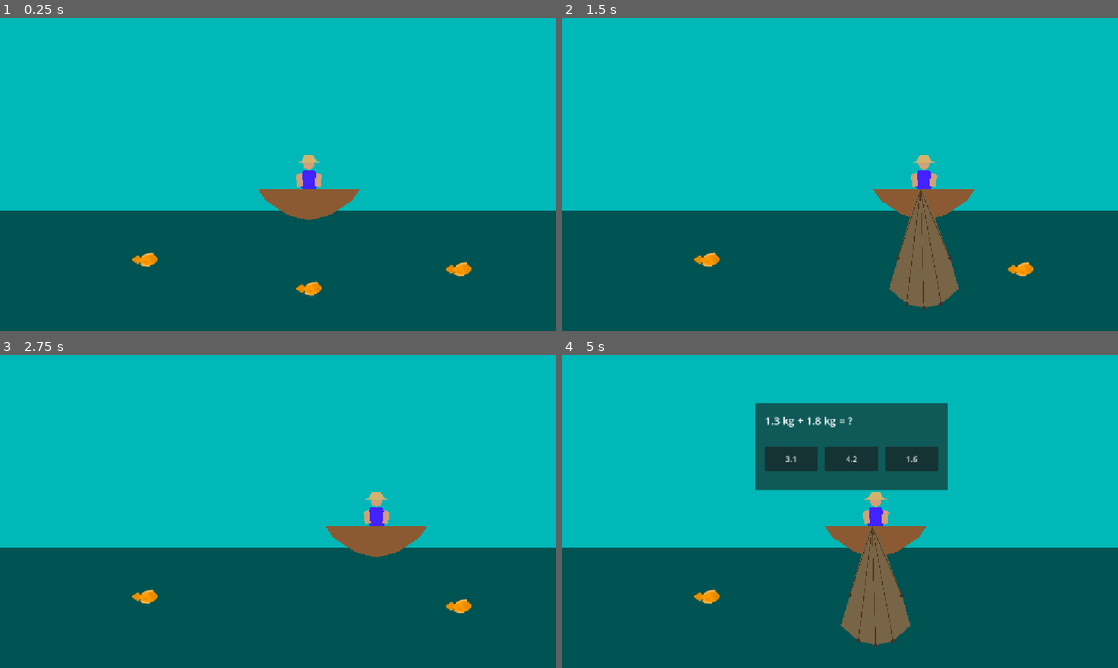
Above: before the commit, frames 1-4 (two rows, left to right).
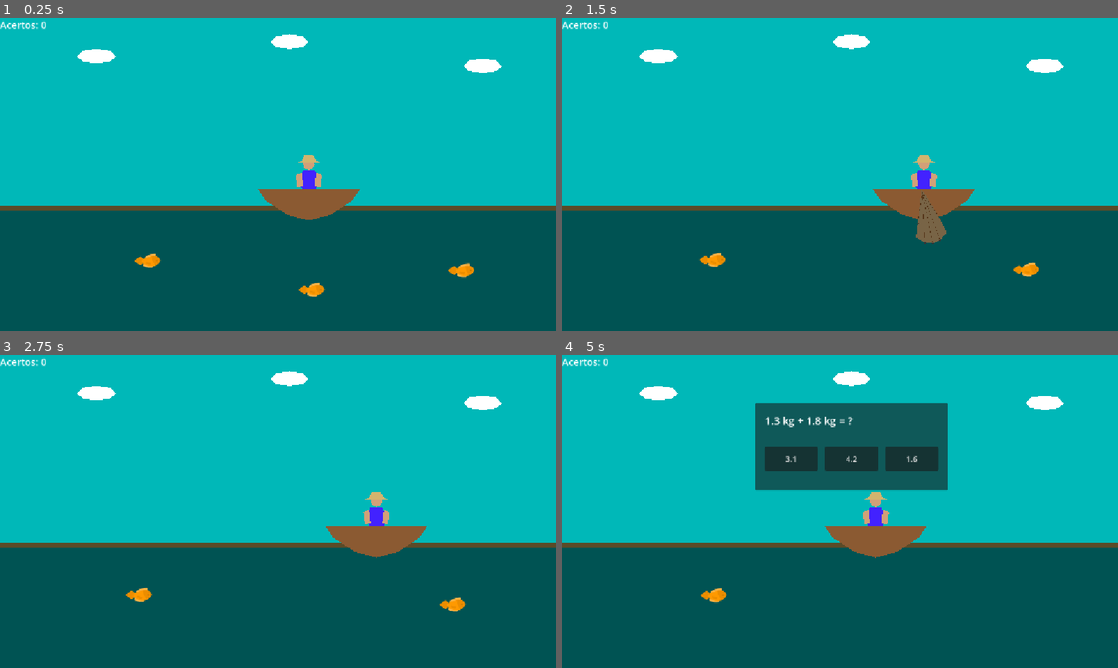
Above: after the commit, the same moments.

Repository: emilenoemi908/project-cg2026
Game: Godot game, scene res://scenes/Main.tscn
The game is run twice, just before and just after one commit, with the same random seed, the same clock (stepped at 60 frames per second) and the same inputs.
Inputs:
- Up to frame 1 (0.25 s): no input
- Up to frame 2 (1.5 s): tap Enter (ui_accept) at 0.5, 1.35 s; hold Right (ui_right) 0.53-1.28 s; hold Enter (ui_accept) 0.53-1.28 s; hold Left (ui_left) from 1.28 s (still down)
- Up to frame 3 (2.75 s): tap Enter (ui_accept) at 1.52, 1.82 s; release Left (ui_left) at 2.03 s; hold Right (ui_right) from 2.03 s (still down); hold Enter (ui_accept) from 2.03 s (still down)
- Up to frame 4 (5 s): release Enter (ui_accept) at 2.78 s; tap Enter (ui_accept) at 2.85, 3.02, 3.32, 4.35, 4.52, 4.82 s; release Right (ui_right) at 3.53 s; hold Enter (ui_accept) 3.53-4.28 s; hold Left (ui_left) from 3.53 s (still down)

The runs differ from the first frame. In frame 1, 2.5% of the frame differs, in the area x 0-100%, y 0-90%; in frame 2, 4.8%; in frame 3, 2.5%; in frame 4, 4.8%, in the area x 0-100%, y 0-94%.

Commit message:
Transformacoes na tarrafa e peixes (escala, rotacao, translacao), cenario com margem e nuvens, HUD de pontuacao

Diff:
--- a/scenes/Main.tscn
+++ b/scenes/Main.tscn
@@ -5,6 +5,7 @@
 [ext_resource type="PackedScene" uid="uid://cv0lnwaqyn7ls" path="res://scenes/peixes/peixe.tscn" id="3_vcsgt"]
 [ext_resource type="PackedScene" uid="uid://c0ljd1w107aln" path="res://scenes/ui/UIDesafio.tscn" id="4_rarhs"]
 [ext_resource type="AudioStream" uid="uid://bqkl5q7yisvh8" path="res://assets/sons/musica_fundo.mp3" id="5_vcsgt"]
+[ext_resource type="Script" uid="uid://ln1ucq8xhrpj" path="res://scenes/hud.gd" id="6_c01mt"]
 
 [node name="Main" type="Node2D" unique_id=2109384193]
 
@@ -27,3 +28,12 @@
 [node name="MusicaFundo" type="AudioStreamPlayer" parent="." unique_id=416568963]
 stream = ExtResource("5_vcsgt")
 autoplay = true
+
+[node name="HUD" type="CanvasLayer" parent="." unique_id=356476098]
+script = ExtResource("6_c01mt")
+
+[node name="LabelPontuacao" type="Label" parent="HUD" unique_id=332072819]
+offset_right = 40.0
+offset_bottom = 23.0
+offset_transform_position = Vector2(20, 20)
+theme_override_font_sizes/font_size = 20
--- a/scenes/cenario/cenarioLagoa.tscn
+++ b/scenes/cenario/cenarioLagoa.tscn
@@ -14,6 +14,10 @@
 grow_horizontal = 2
 grow_vertical = 2
 color = Color(0, 0.7229669, 0.723306, 1)
+
+[node name="Margem" type="Polygon2D" parent="." unique_id=278829909]
+color = Color(0.3529412, 0.29411766, 0.15686275, 1)
+polygon = PackedVector2Array(0, 390, 1280, 390, 1280, 410, 0, 410)
 
 [node name="agua" type="ColorRect" parent="." unique_id=971960509]
 offset_top = 400.0
@@ -35,3 +39,18 @@
 [node name="CollisionShape2D" type="CollisionShape2D" parent="limiteAgua" unique_id=1451955084]
 position = Vector2(640, 560)
 shape = SubResource("RectangleShape2D_gcxnu")
+
+[node name="Nuvem1" type="Polygon2D" parent="." unique_id=822073804]
+position = Vector2(200, 80)
+color = Color(inf, inf, inf, 1)
+polygon = PackedVector2Array(-40, 0, -28, -12, 0, -16, 28, -12, 40, 0, 28, 10, 0, 14, -28, 10)
+
+[node name="Nuvem2" type="Polygon2D" parent="." unique_id=1177330093]
+position = Vector2(600, 50)
+color = Color(inf, inf, inf, 1)
+polygon = PackedVector2Array(-40, 0, -28, -12, 0, -16, 28, -12, 40, 0, 28, 10, 0, 14, -28, 10)
+
+[node name="Nuvem3" type="Polygon2D" parent="." unique_id=1452981432]
+position = Vector2(1000, 100)
+color = Color(inf, inf, inf, 1)
+polygon = PackedVector2Array(-40, 0, -28, -12, 0, -16, 28, -12, 40, 0, 28, 10, 0, 14, -28, 10)
--- /dev/null
+++ b/scenes/hud.gd
@@ -0,0 +1,10 @@
+extends CanvasLayer
+
+@onready var label_pontuacao = $LabelPontuacao
+
+func _ready():
+	atualizar()
+	GameManager.desafio_pronto.connect(atualizar)
+
+func atualizar():
+	label_pontuacao.text = "Acertos: %d" % GameManager.acertos
--- a/scenes/peixes/Peixe.gd
+++ b/scenes/peixes/Peixe.gd
@@ -2,11 +2,20 @@
 
 var quantidade: int = 1
 var peso: float = 0.5
+var posicao_inicial: Vector2
+var tempo: float = 0.0
 
 func _ready():
 	quantidade = randi_range(1, 5)
 	peso = snappedf(randf_range(0.3, 2.0), 0.1)
 	area_entered.connect(_ao_ser_alcancado)
+	posicao_inicial = position
+
+
+func _process(delta):
+	tempo += delta
+	position.x = posicao_inicial.x + sin(tempo * 1.5) * 15
+	position.y = posicao_inicial.y + sin(tempo * 2.0) * 5
 
 func _ao_ser_alcancado(area):
 	if area.is_in_group("area_pesca"):
--- a/scenes/personagem/pescador.gd
+++ b/scenes/personagem/pescador.gd
@@ -32,12 +32,23 @@
 
 func lancar_rede():
 	rede_lancada = true
-	visual_rede.visible = true
 	colisao_rede.disabled = false
 	som_lancar.play()
 
+	visual_rede.visible = true
+	visual_rede.scale = Vector2(0.1, 0.1)
+	visual_rede.rotation = deg_to_rad(-15)
+
+	var tween = create_tween()
+	tween.set_parallel(true)
+	tween.tween_property(visual_rede, "scale", Vector2(0.6, 0.6), 0.4)
+	tween.tween_property(visual_rede, "rotation", 0.0, 0.4)
+
 func recolher_rede():
 	rede_lancada = false
-	visual_rede.visible = false
 	colisao_rede.disabled = true
 	GameManager.finalizar_pescaria()
+
+	var tween = create_tween()
+	tween.tween_property(visual_rede, "scale", Vector2(0.1, 0.1), 0.3)
+	tween.tween_callback(func(): visual_rede.visible = false)
--- a/scenes/ui/ui_desafio.gd
+++ b/scenes/ui/ui_desafio.gd
@@ -38,6 +38,7 @@
 	if GameManager.verificar_resposta(valor):
 		label_feedback.text = "Certo!"
 		som_certo.play()
+		get_node("/root/Main/HUD").atualizar()
 	else:
 		label_feedback.text = "Tente de novo. Resposta certa: %.1f" % GameManager.resposta_correta
 		som_errado.play()
--- a/scripts/GameManager.gd
+++ b/scripts/GameManager.gd
@@ -9,6 +9,8 @@
 
 var operacao: String = ""
 var resposta_correta: float = 0.0
+
+var acertos: int = 0
 
 func registrar_peixe(quantidade: int, peso: float):
 	peixes_pescaria_atual.append({"quantidade": quantidade, "peso": peso})
@@ -48,4 +50,7 @@
 	desafio_pronto.emit()
 
 func verificar_resposta(valor_digitado: float) -> bool:
-	return abs(valor_digitado - resposta_correta) < 0.05
+	var correto = abs(valor_digitado - resposta_correta) < 0.05
+	if correto:
+		acertos += 1
+	return correto
Not shown, added: scenes/hud.gd.uid
